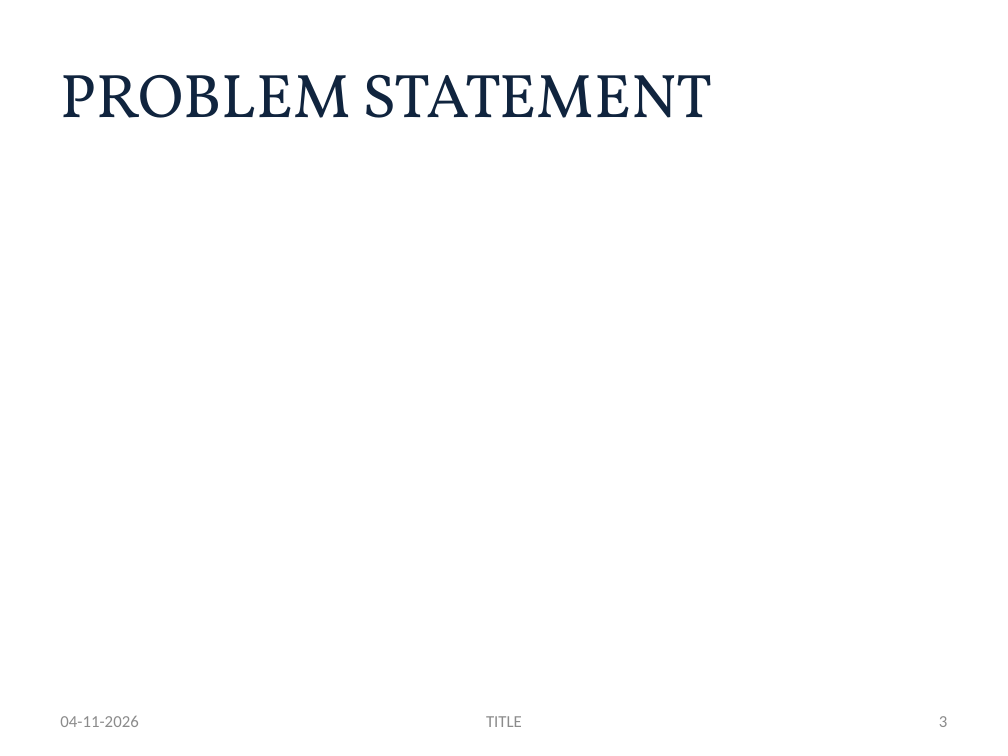
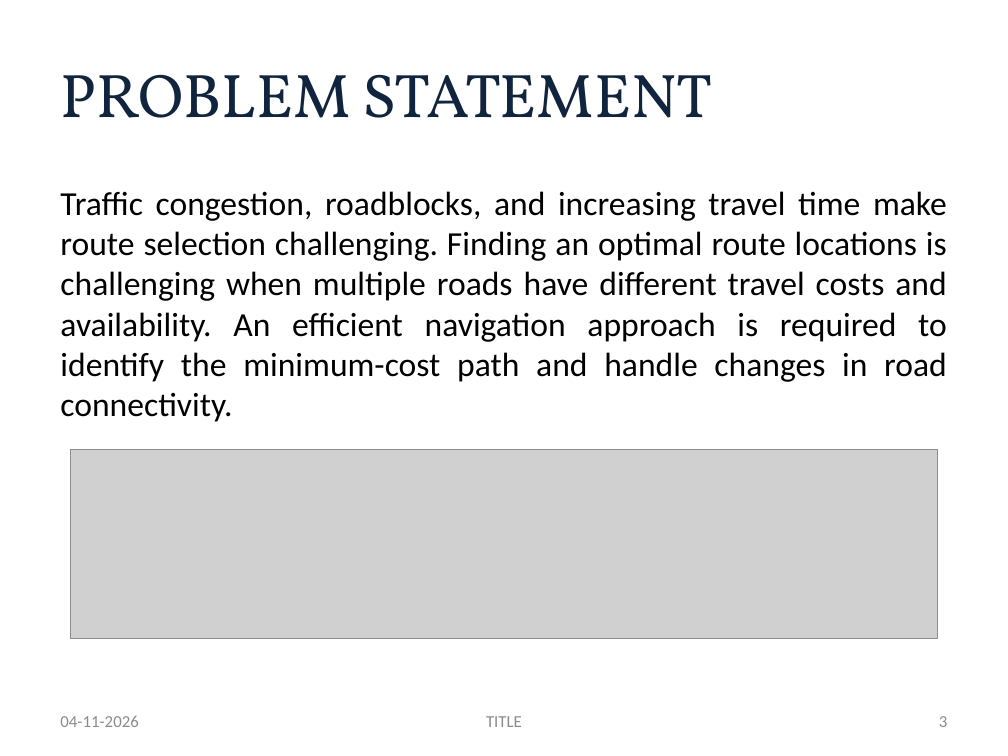
Before and after one commit to Abenanthan/FOAI-Navigation-System, a slide deck: slide 3 of FOAI Project PPT.pptx. Drawn at 1008x756 pixels with LibreOffice and Linux fonts; fonts in the diff are those of the drawing; grey boxes stand for pictures. Boxes give left, top, right and bottom in pixels: in the first picture for what was removed or moved away, otherwise in the second. Text is boxed around its words. In the diff, an @@ line names an element or a change of style, - is before the commit and + after.

```diff
--- a/FOAI Project PPT.pptx
+++ b/FOAI Project PPT.pptx
@@ text added at (x1=60, y1=191, x2=947, y2=422), 24 pt, text #000000 @@
+Traffic congestion, roadblocks, and increasing travel time make route selection challenging. Finding an optimal route locations is challenging when multiple roads have different travel costs and availability. An efficient navigation approach is required to identify the minimum-cost path and handle changes in road connectivity.
@@ picture added at (x1=71, y1=450, x2=937, y2=639) @@
```
Also in this commit, not shown: 15 other slides changed, 3 slides added, 3 slides removed.
